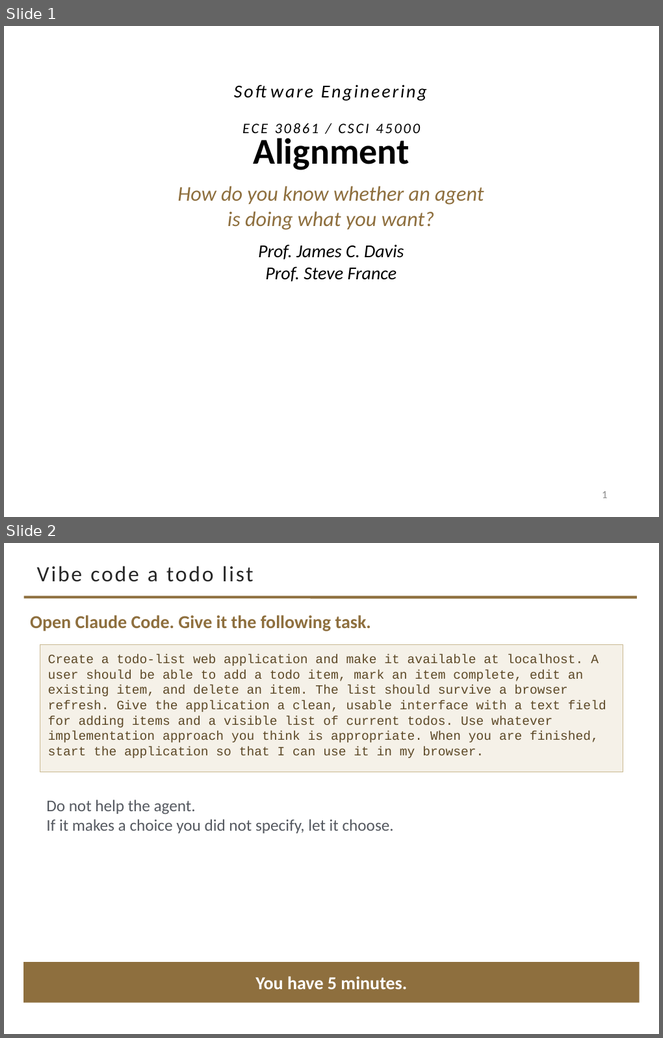
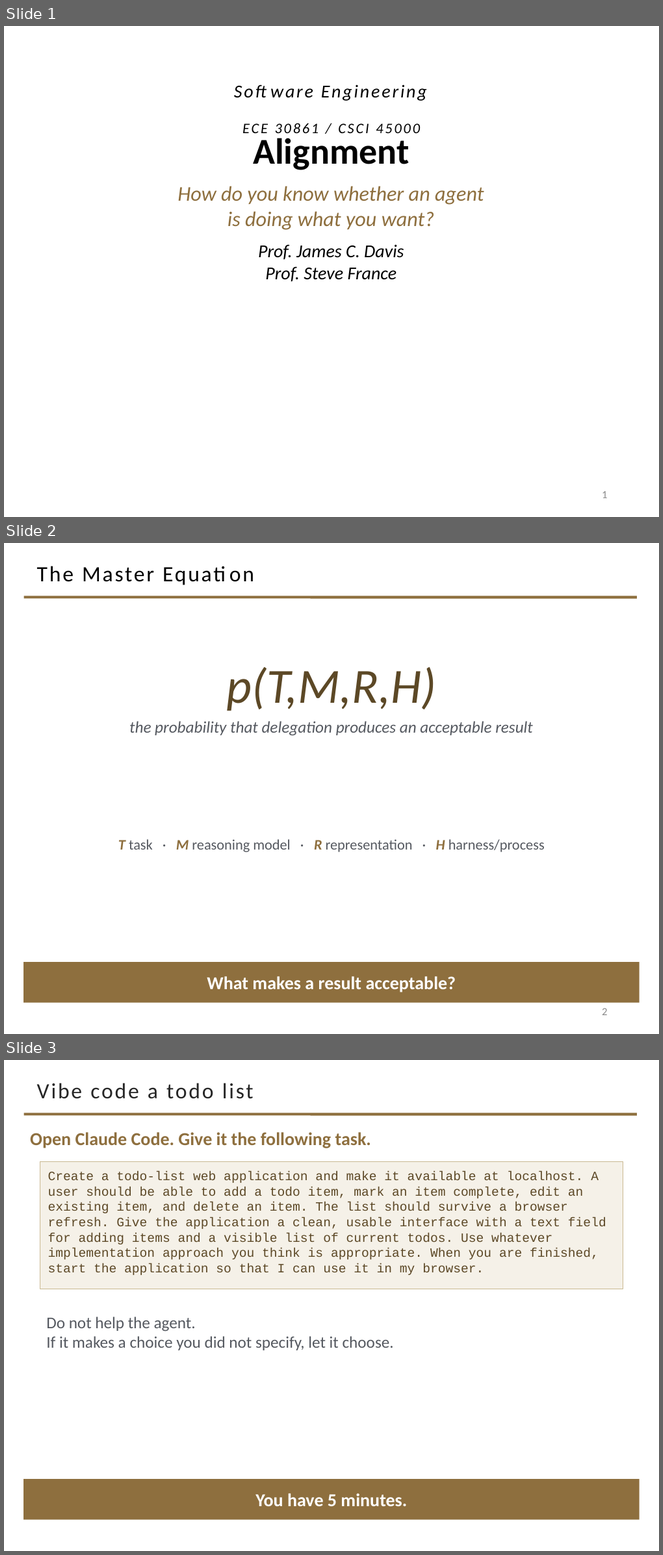
Before and after one commit to davisjam/model-based-agentic-software-engineering, a slide deck: course/lectures/act-2-delegation-and-control/03-alignment/2-3-Alignment.pptx. Shown one above the other, each under a label of ours: slides 1 and 2 before the commit, slides 1, 2 and 3 after it. The pictures are 663x1038 and 663x1555 pixels, drawn with LibreOffice and Linux fonts; fonts in the diff are those of the drawing; background and template pictures are left out. Boxes give left, top, right and bottom in pixels: in the first picture for what was removed or moved away, otherwise in the second. Text is boxed around its words. In the diff, an @@ line names an element or a change of style, - is before the commit and + after.

```diff
--- a/course/lectures/act-2-delegation-and-control/03-alignment/2-3-Alignment.pptx
+++ b/course/lectures/act-2-delegation-and-control/03-alignment/2-3-Alignment.pptx
@@ slide 2 added at [4,543,659,1034], background #FFFFFF; not listed: 1 template element that a slide beside it also shows @@
@@ title added at [37,566,154,582], 24 pt, text #000000 @@
+The Master Equation
@@ text added at [226,667,436,711], 54 pt, text #5C4826, italic @@
+p(T,M,R,H)
@@ text added at [129,721,533,736], 18 pt, text #555960, italic @@
+the probability that delegation produces an acceptable result
@@ text added at [118,839,545,852], 16 pt, text #555960 @@
+T task · M reasoning model · R representation · H harness/process
@@ rectangle added at [24,962,640,1003], fill #8E6F3E, 20 pt, text #FFFFFF, bold @@
+What makes a result acceptable?
@@ page number added at [602,1008,607,1016], 12 pt, text #8C8C8C @@
+2
@@ what was slide 2 is now slide 3 @@
```
